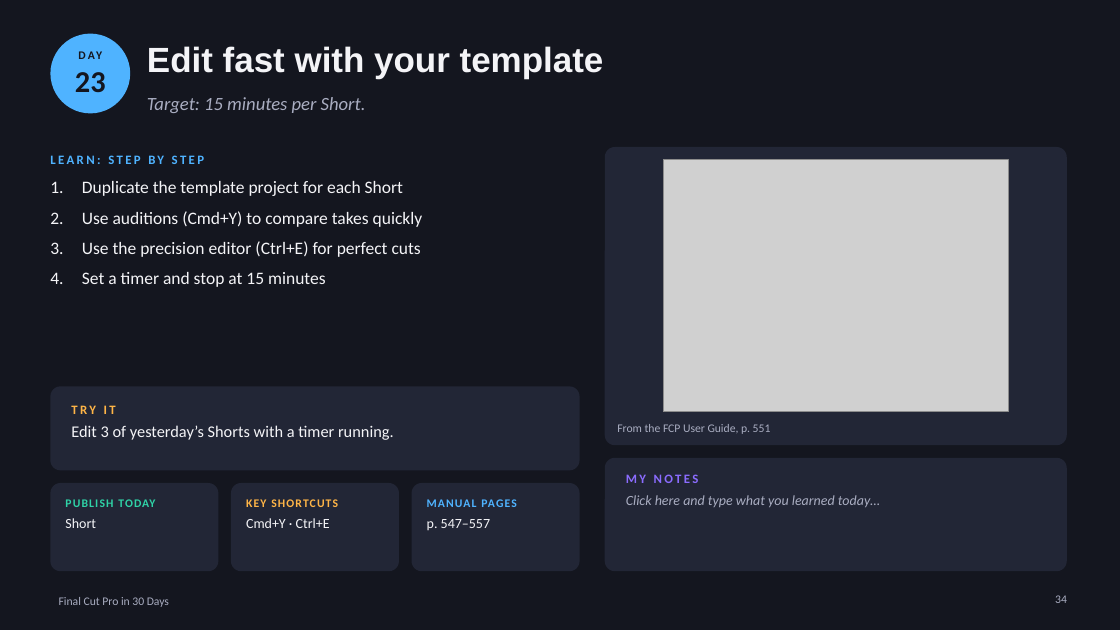
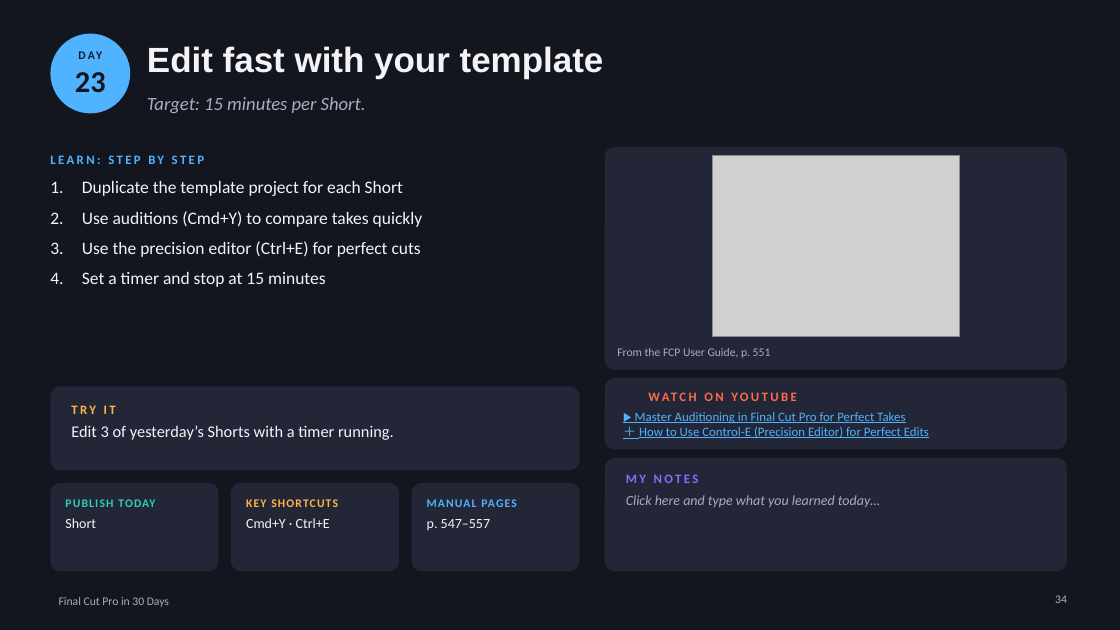
Before and after one commit to p00047575/test5, a slide deck: slide 34 of fcp-book/FCP-30-Day-Book.pptx. Drawn at 1120x630 pixels with LibreOffice and Linux fonts; fonts in the diff are those of the drawing; grey boxes stand for pictures; background and template pictures are left out. Boxes give left, top, right and bottom in pixels: in the first picture for what was removed or moved away, otherwise in the second. Text is boxed around its words. In the diff, an @@ line names an element or a change of style, - is before the commit and + after.

```diff
--- a/fcp-book/FCP-30-Day-Book.pptx
+++ b/fcp-book/FCP-30-Day-Book.pptx
@@ rounded rectangle: place and size @@
-rounded rectangle at box(605, 147, 1067, 445)
+rounded rectangle at box(605, 147, 1067, 370)
@@ rounded rectangle at box(605, 147, 1067, 370): proportions changed @@
@@ picture: place and size @@
-picture at box(664, 160, 1009, 412)
+picture at box(712, 155, 960, 336)
@@ text "From the FCP User Guide, ...": place and size @@
-text "From the FCP User Guide, ..." at box(617, 424, 771, 434)
+text "From the FCP User Guide, ..." at box(617, 348, 771, 358)
@@ rounded rectangle added at box(605, 378, 1067, 450), fill #222636 @@
@@ text added at box(649, 384, 901, 409), 11 pt, text #FF6B4A, bold @@
+WATCH ON YOUTUBE
@@ text added at box(635, 412, 929, 438), 11 pt, text #4FB3FF, underline @@
+▶ Master Auditioning in Final Cut Pro for Perfect Takes
+＋ How to Use Control-E (Precision Editor) for Perfect Edits
```
Also in this commit, not shown: 29 other slides changed, 2 other files.
